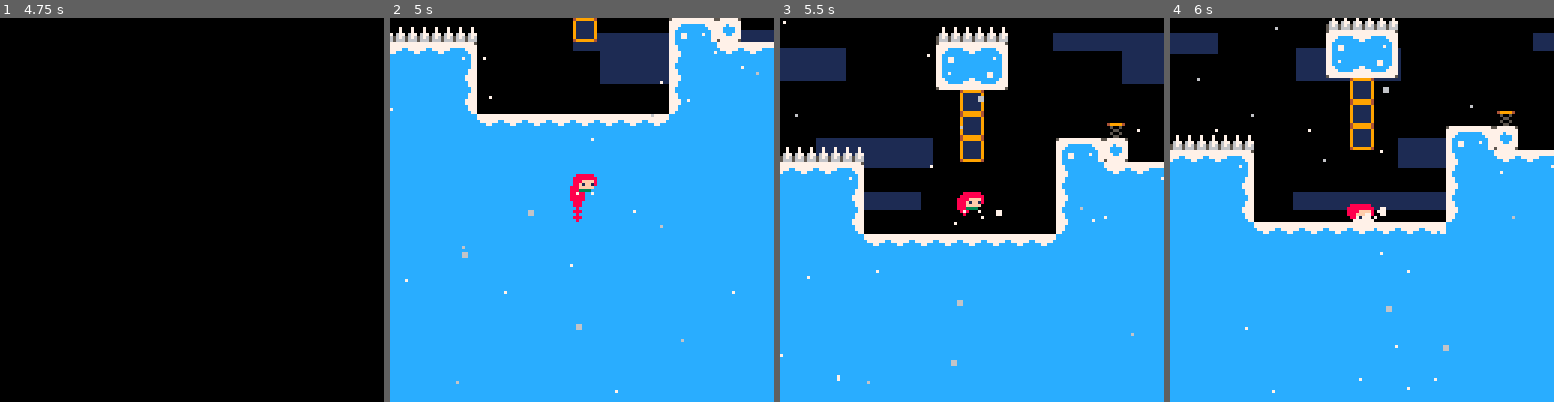
Above: before the commit, frames 1-4 (left to right).
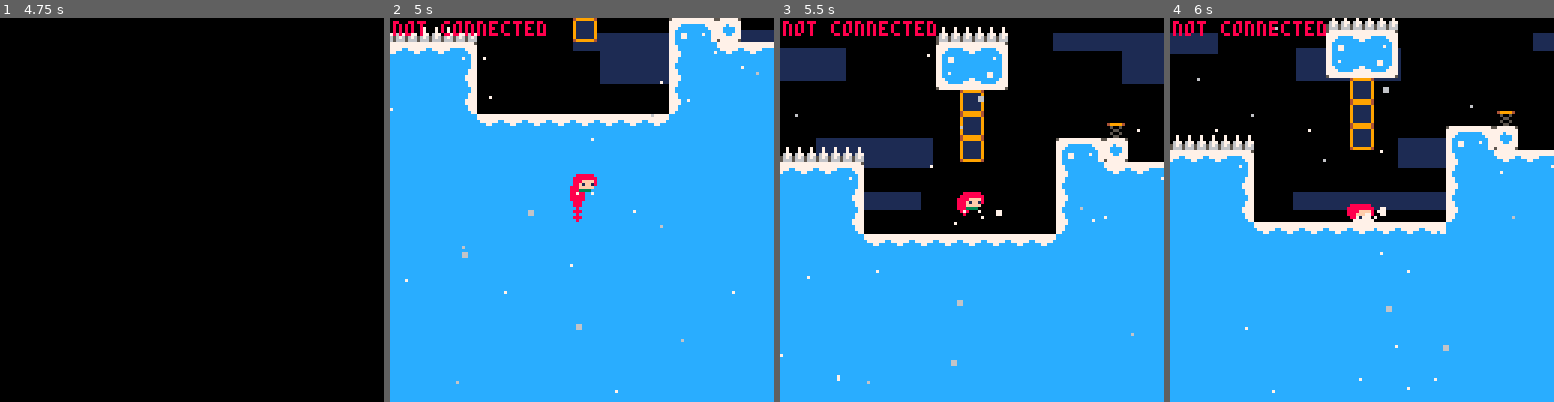
Above: after the commit, the same moments.

Repository: EvergreenGames/EvergreenGames.github.io
Game: PICO-8 cartridge classicnet/classicnet.p8
Same seed, same stepped clock (60 frames per second), same inputs: the game is played once before the commit and once after it.
Inputs:
- Up to frame 1 (4.75 s): tap X (X key) at 0.33, 1.07, 1.85, 2.97, 4.08 s; tap O (Z key) at 0.7, 1.7, 2.1, 2.5, 2.9, 3.3, 3.7, 4.1, 4.5 s; hold Right 1.6-2.1 s; hold Up 2.15-2.42 s; hold Right 2.47-3.03 s; hold Left 3.08-3.58 s; hold Down 3.63-3.97 s; hold Right 4.02-4.68 s; hold Up from 4.73 s (still down)
- Up to frame 2 (5 s): keep holding Up; tap O (Z key) at 4.9 s
- Up to frame 3 (5.5 s): release Up at 5.03 s; hold Left from 5.08 s (still down); tap X (X key) at 5.2 s; tap O (Z key) at 5.3 s
- Up to frame 4 (6 s): release Left at 5.68 s; tap O (Z key) at 5.7 s; hold Down from 5.73 s (still down)

Frame 1 is identical in both runs. In frame 2, 0.7% of the frame differs, in the area x 0-41%, y 0-5%; in frame 3, 0.7%; in frame 4, 0.7%.

Commit message:
Add files via upload

Diff:
--- a/classicnet/classicnet.p8
+++ b/classicnet/classicnet.p8
@@ -44,6 +44,7 @@
 function begin_game()
   max_djump,deaths,frames,seconds,minutes,music_timer,time_ticking=1,0,0,0,0,0,true
   music(0,0,7)
+  if tonum(username) then username = "_"..username end
   send_msg("connect,"..pid..","..username)
   load_level(1)
 end
@@ -261,6 +262,7 @@
     if upd_send_timer > 0 then
       upd_send_timer-=1
       if upd_send_timer==0 then
+        if tonum(username) then username = "_"..username end
         send_msg("update,"..pid..","..this.x..","..this.y..","..this.spr..","..this.djump..","..(this.flip.x and 1 or 0)..","..this.dash_time)
         upd_send_timer=UPDATE_SEND_RATE
       end
@@ -1203,7 +1205,9 @@
   -- draw level title
   --if ui_timer>=-30 then
   	--if ui_timer<0 then
-  		draw_ui(camx,camy)
+  if not connected and not is_title() then
+    ?"not connected",camx+1,camy+1,8
+  end
   	--end
   	--ui_timer-=1
   --end
@@ -1473,11 +1477,15 @@
 username=""
 upd_send_timer=1
 UPDATE_SEND_RATE=1
+connected = false
 
 function process_input()
   data = split(imsg)
   if data[1]=="connect" then
-    if data[2]==pid then return end
+    if data[2]==pid then
+      connected = true
+      return
+    end
     local c = {}
     c.pid = data[2]
     c.name = data[3]
@@ -1485,6 +1493,7 @@
     o.pid = c.pid
     o.name = c.name
     add(clients, c)
+    if tonum(username) then username = "_"..username end
     send_msg("sync,"..pid..","..username)
   elseif data[1]=="sync" then
     if data[2]==pid then return end
